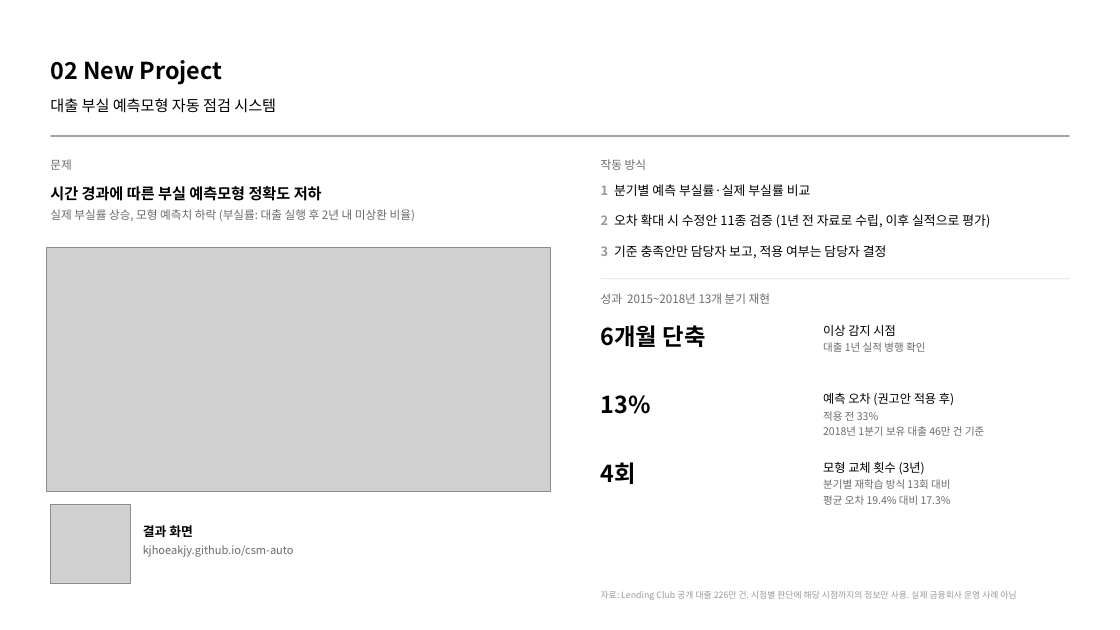
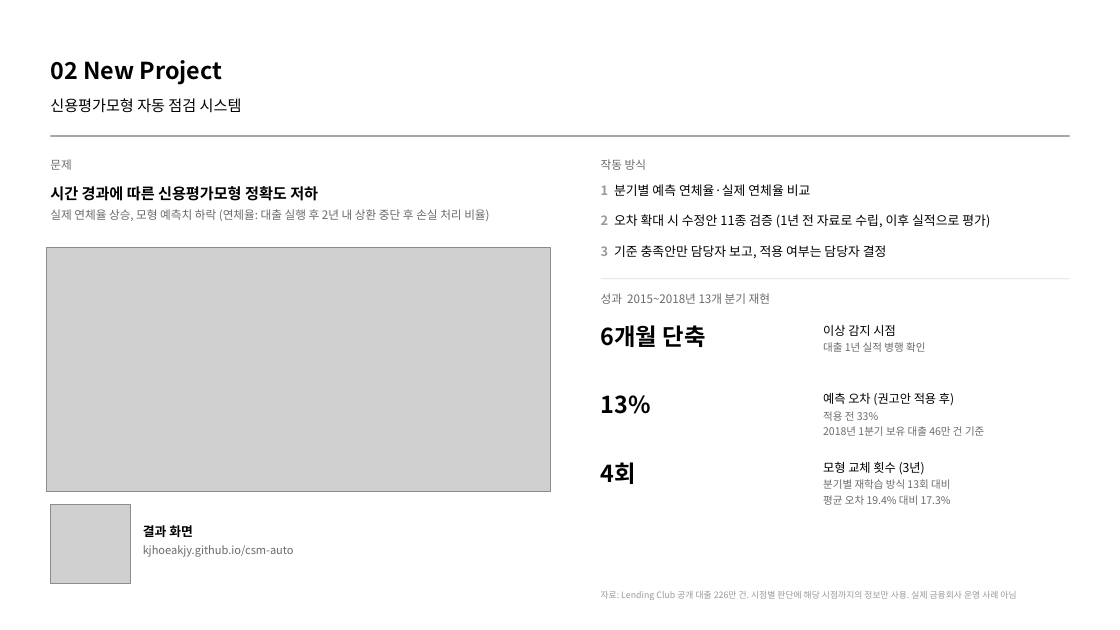
Before and after one commit to kjhoeakjy/csm-auto, a slide deck: slide 2 of ppt/역량PT_김연주.pptx. Drawn at 1120x630 pixels with LibreOffice and Linux fonts; fonts in the diff are those of the drawing; grey boxes stand for pictures. Boxes give left, top, right and bottom in pixels: in the first picture for what was removed or moved away, otherwise in the second. Text is boxed around its words. In the diff, an @@ line names an element or a change of style, - is before the commit and + after.

```diff
--- a/ppt/역량PT_김연주.pptx
+++ b/ppt/역량PT_김연주.pptx
@@ text at <box>50,98,242,113</box>: text changed @@
-대출 부실 예측모형 자동 점검 시스템
+신용평가모형 자동 점검 시스템
@@ text at <box>50,186,489,221</box>: text changed @@
-시간 경과에 따른 부실 예측모형 정확도 저하
-실제 부실률 상승, 모형 예측치 하락 (부실률: 대출 실행 후 2년 내 미상환 비율)
+시간 경과에 따른 신용평가모형 정확도 저하
+실제 연체율 상승, 모형 예측치 하락 (연체율: 대출 실행 후 2년 내 상환 중단 후 손실 처리 비율)
@@ text at <box>601,184,811,196</box>: text changed @@
-1 분기별 예측 부실률·실제 부실률 비교
+1 분기별 예측 연체율·실제 연체율 비교
```
Also in this commit, not shown: 9 other files.
